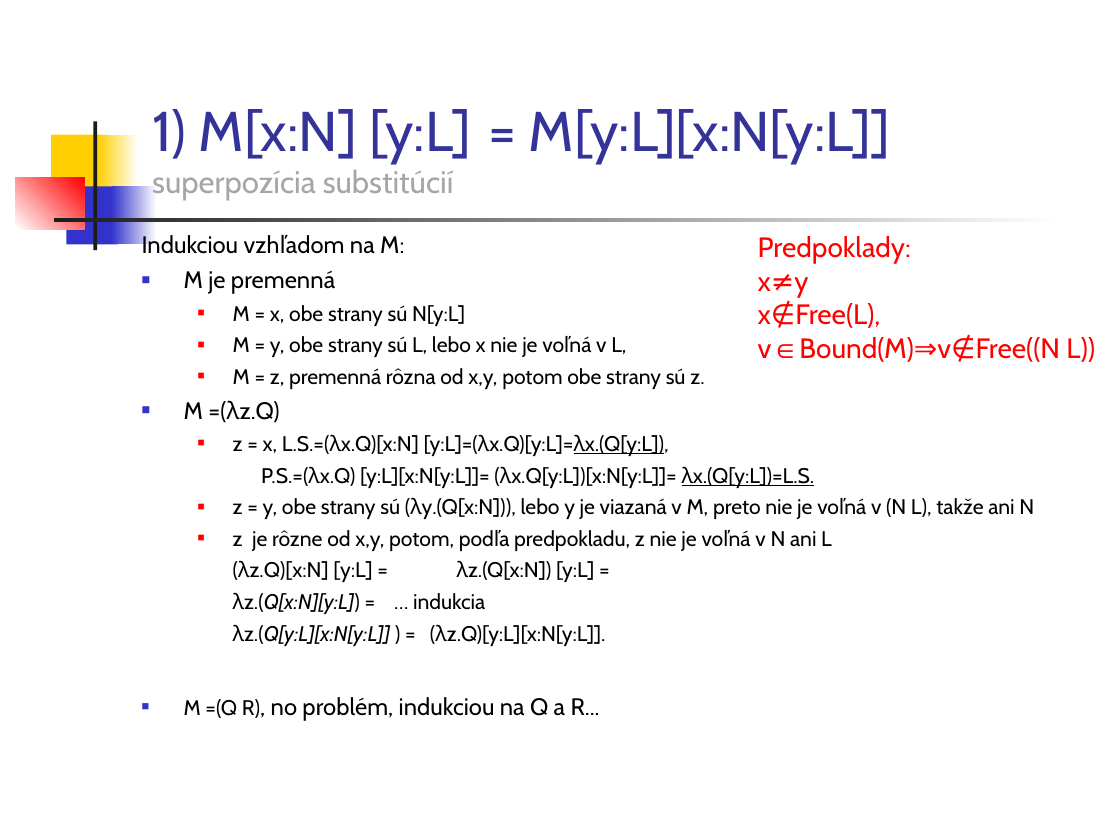
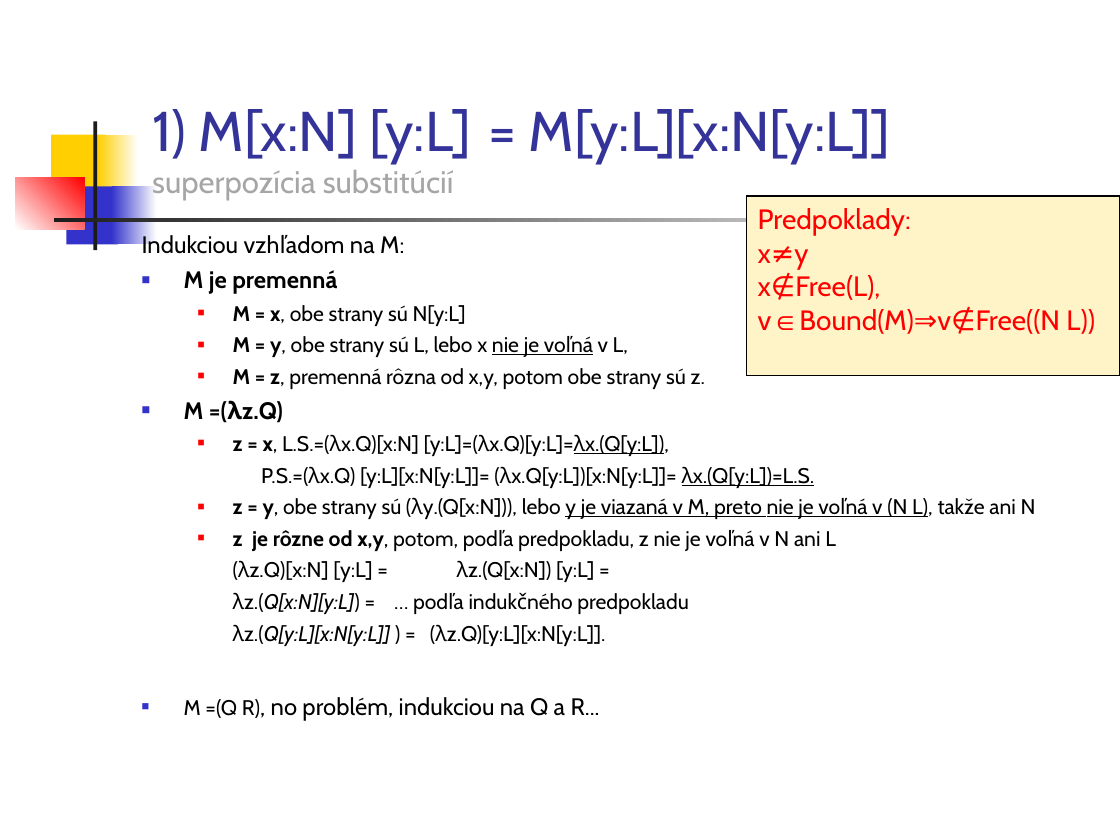
Before and after one commit to Funkcionalne/Prednasky, a slide deck: slide 20 of 05/05_fpro.ppt. Drawn at 1120x840 pixels with LibreOffice and Linux fonts; fonts in the diff are those of the drawing. Boxes give left, top, right and bottom in pixels: in the first picture for what was removed or moved away, otherwise in the second. Text is boxed around its words. In the diff, an @@ line names an element or a change of style, - is before the commit and + after.

```diff
--- a/05/05_fpro.ppt
+++ b/05/05_fpro.ppt
@@ rectangle "Predpoklady:": place and size @@
-rectangle "Predpoklady:" at bbox=[758, 236, 1095, 362]
+rectangle "Predpoklady:" at bbox=[747, 196, 1120, 375]
@@ rectangle "Predpoklady:" at bbox=[747, 196, 1120, 375]: fill none to #FFF4C8; outline none to #000000 0.74 pt @@
@@ text at bbox=[184, 270, 1036, 551]: bold on in "M je premenná", "M = x,", "M = y,", "M = z," and 4 more places; underline on in "nie je voľná", "y je viazaná v M, preto nie ..." @@
@@ text at bbox=[233, 592, 688, 614]: text changed @@
-  λz.(Q[x:N][y:L]) = … indukcia
+  λz.(Q[x:N][y:L]) = … podľa indukčného predpokladu
```
Also in this commit, not shown: 13 other slides changed, 1 other file.
